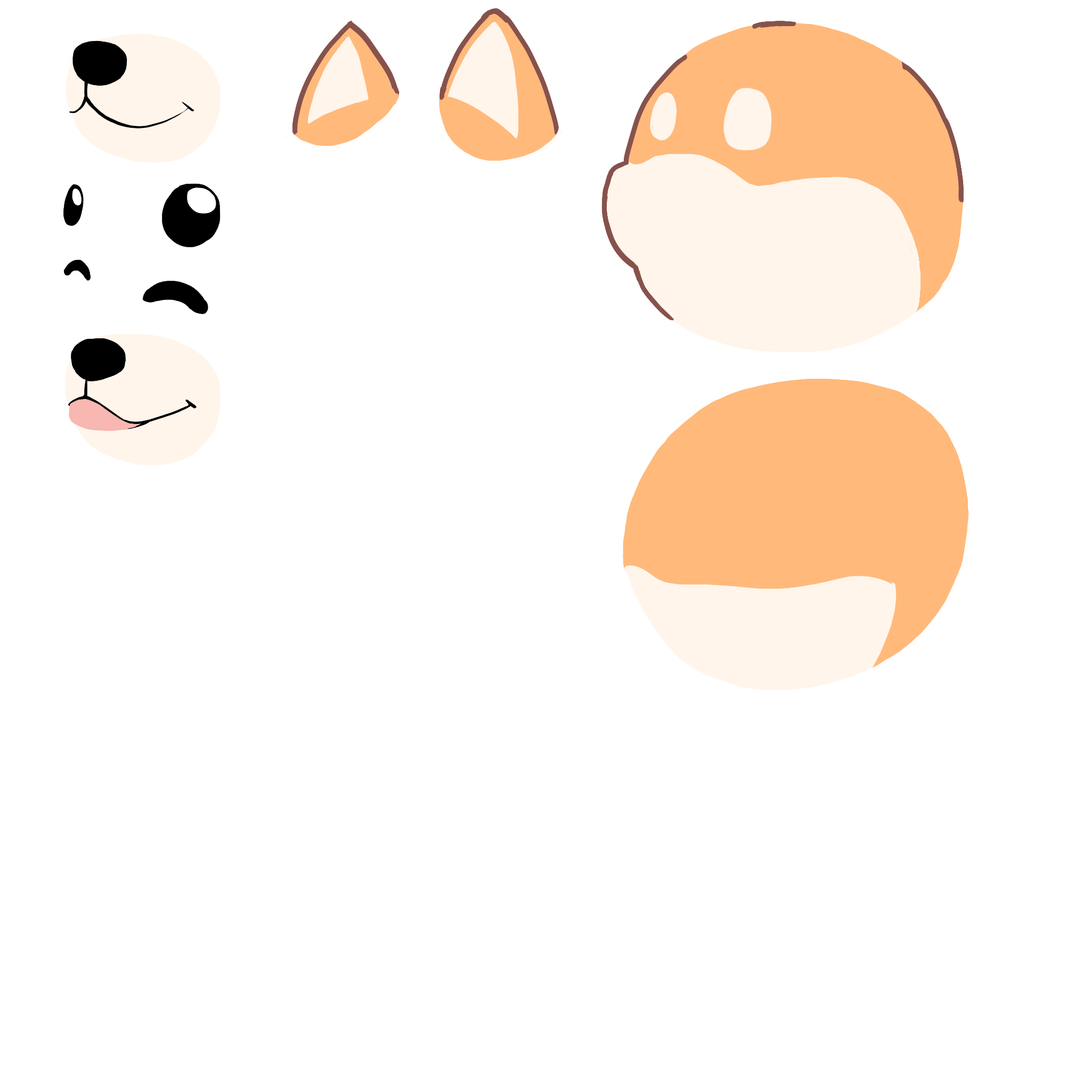
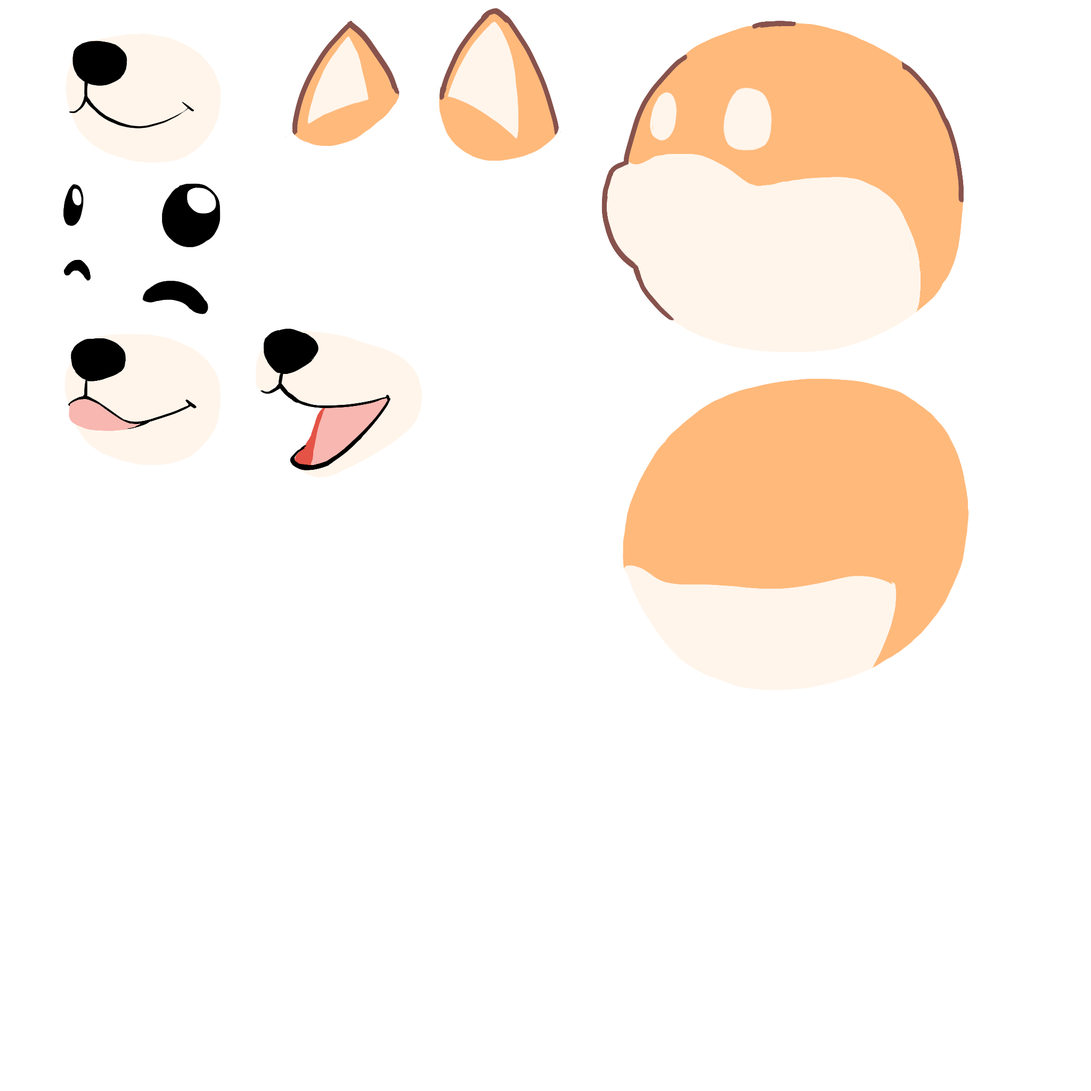
Comparing the layer stacks of the two (1091, 1091) images. Changes:
added layer "Layer 11" in group "rd face" over [260, 328, 391, 471]
added layer "Layer 15" in group "rd face" over [270, 386, 325, 417]
added layer "Layer 13" in group "rd face" over [310, 395, 390, 467]
added layer "Layer 12" in group "rd face" over [294, 397, 389, 468]
added layer "Layer 14" in group "rd face" over [255, 330, 423, 478]
painted on "Layer 8" over [66, 335, 113, 371]
removed layer "Layer 5" from group "rd face" over [67, 338, 106, 369]
removed layer "Layer 9" from group "rd face" over [66, 335, 113, 371]
painted on "mouth" over [66, 335, 113, 371]
